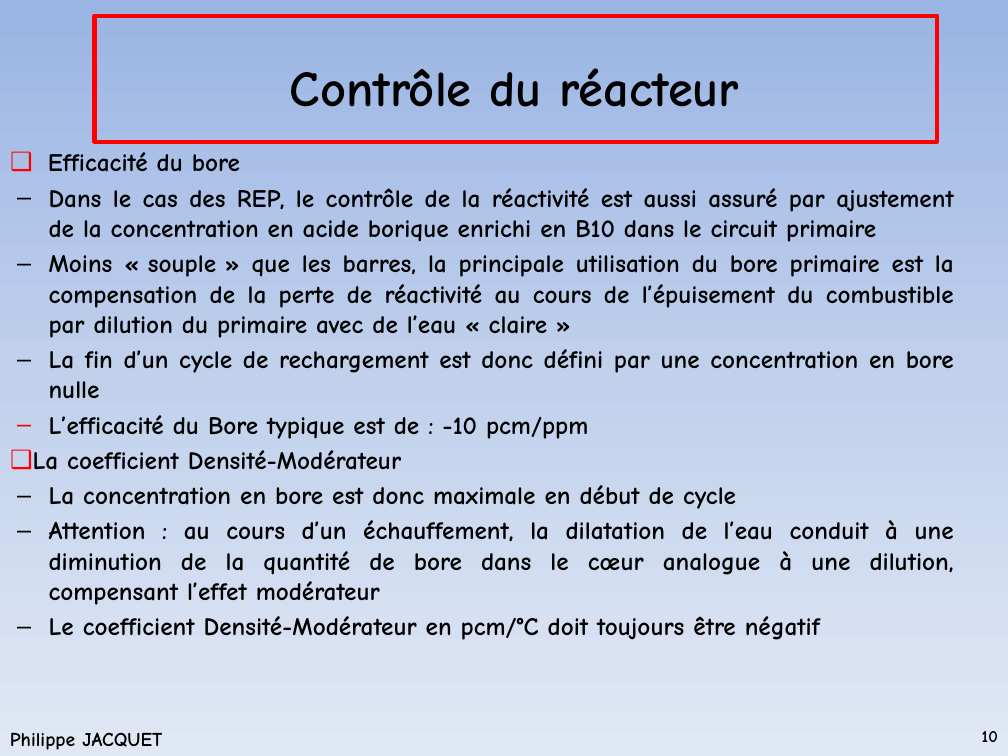
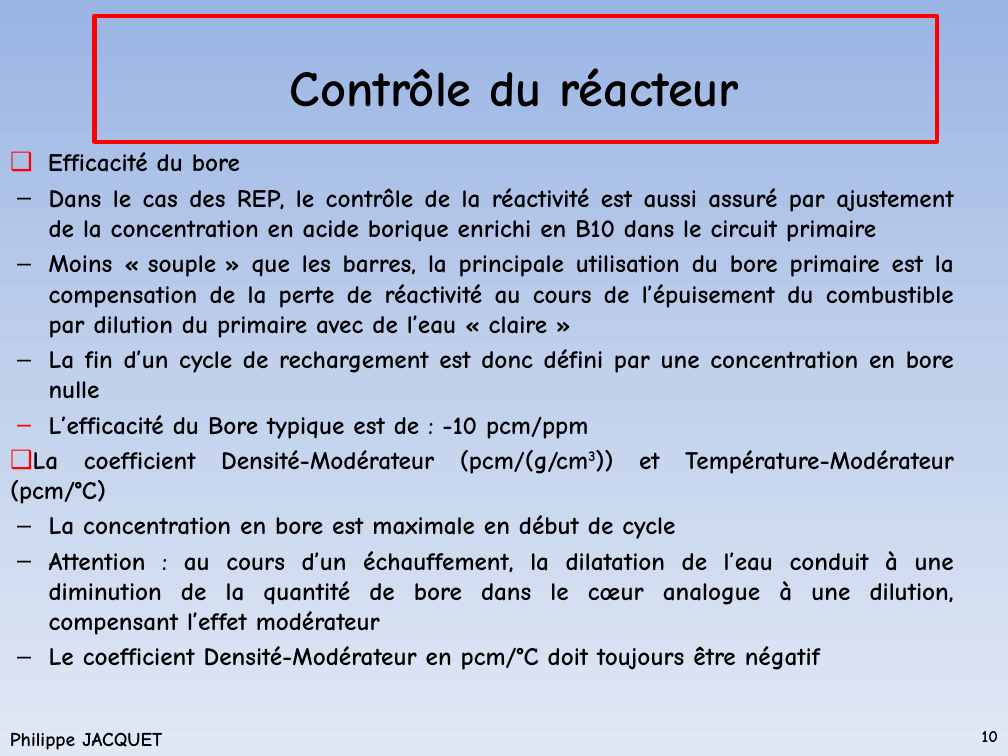
Before and after one commit to phjacquet/physor-smr-cnam, a slide deck: slide 10 of Cours2.pptx. Drawn at 1008x756 pixels with LibreOffice and Linux fonts; fonts in the diff are those of the drawing; background and template pictures are left out. Boxes give left, top, right and bottom in pixels: in the first picture for what was removed or moved away, otherwise in the second. Text is boxed around its words. In the diff, an @@ line names an element or a change of style, - is before the commit and + after.

```diff
--- a/Cours2.pptx
+++ b/Cours2.pptx
@@ text at (10, 450, 954, 539): text changed @@
-❑ La coefficient Densité-Modérateur
-  – La concentration en bore est donc maximale en début de cycle
+❑ La coefficient Densité-Modérateur (pcm/(g/cm3)) et Température-Modérateur (pcm/°C)
+  – La concentration en bore est maximale en début de cycle
```
Also in this commit, not shown: 4 other files.
